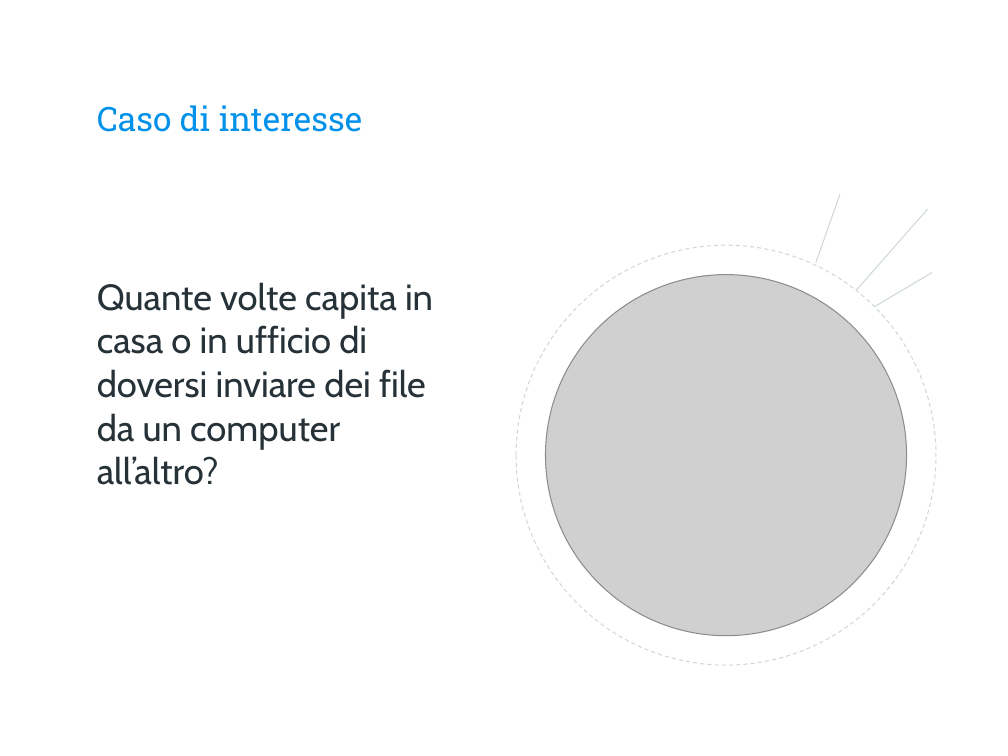
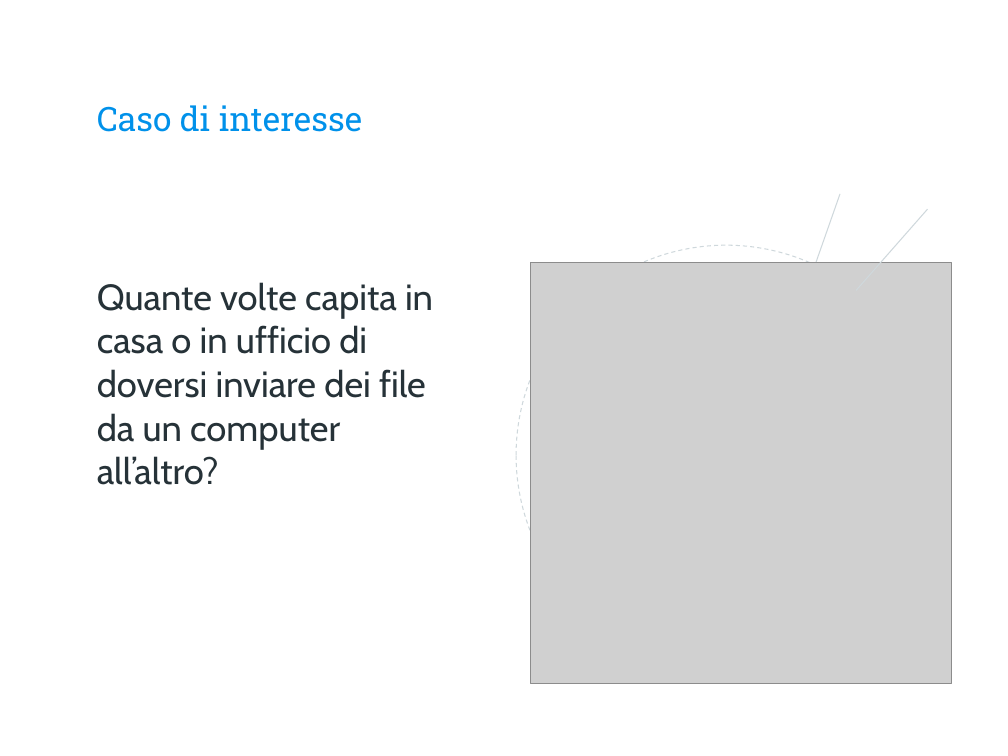
Before and after one commit to davidetalon/link, a slide deck: slide 4 of Presentation slides/Presentazione.pptx. Drawn at 1008x756 pixels with LibreOffice and Linux fonts; fonts in the diff are those of the drawing; grey boxes stand for pictures; background and template pictures are left out. Boxes give left, top, right and bottom in pixels: in the first picture for what was removed or moved away, otherwise in the second. Text is boxed around its words. In the diff, an @@ line names an element or a change of style, - is before the commit and + after.

```diff
--- a/Presentation slides/Presentazione.pptx
+++ b/Presentation slides/Presentazione.pptx
@@ picture: place and size @@
-picture at [545, 274, 906, 635]
+picture at [531, 263, 952, 683]
@@ line removed from (875, 306) to (932, 272) @@
```
Also in this commit, not shown: 11 other slides changed, 4 slides added, 7 slides removed.
